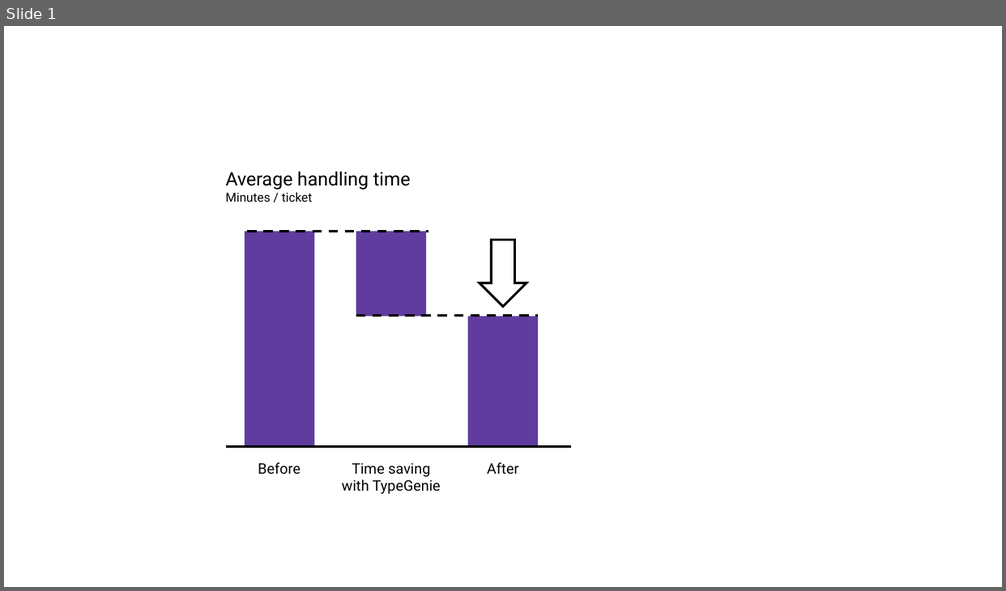
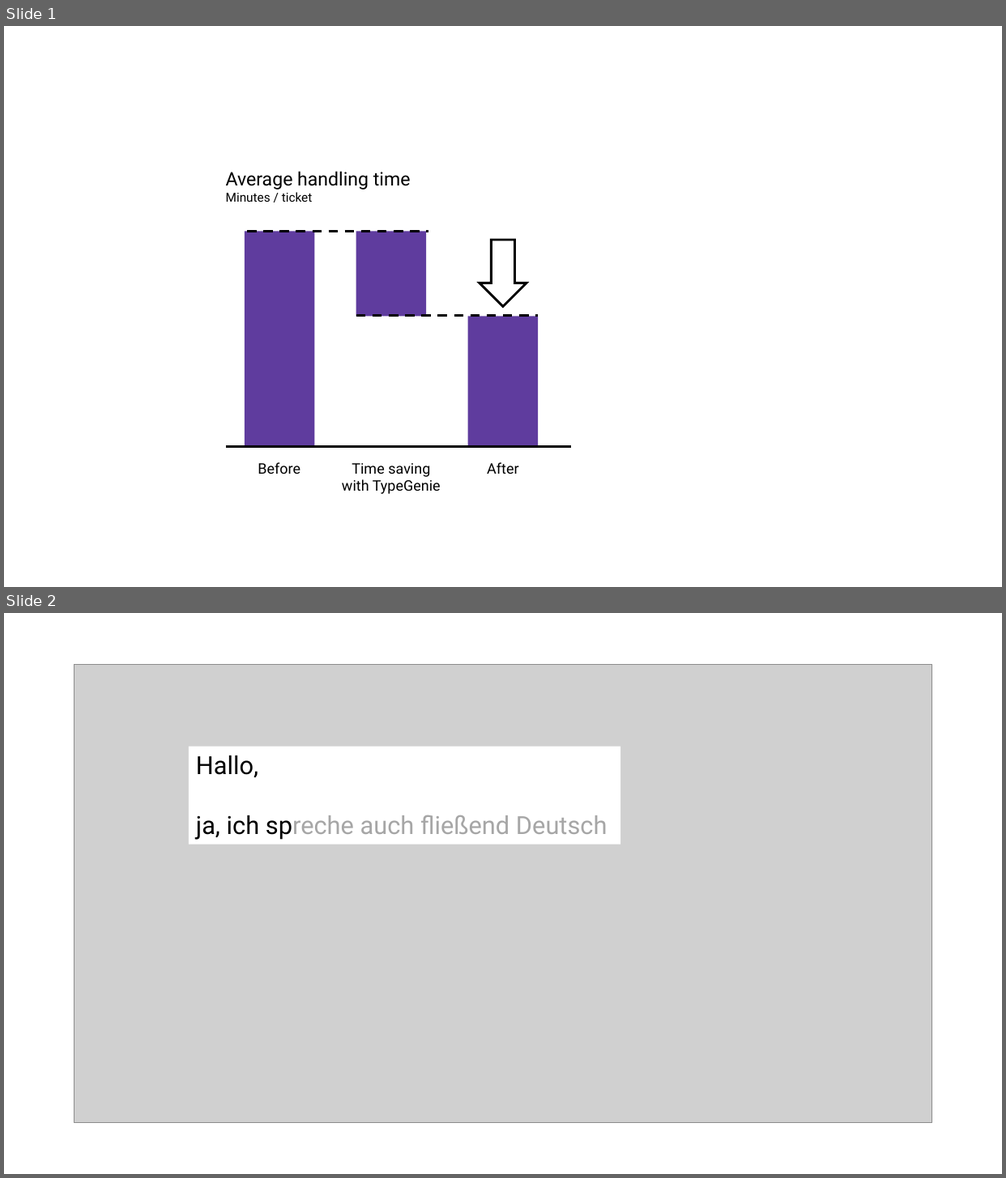
Before and after one commit to pyrytakala/pyrytakala.github.io, a slide deck: tgsite/i/graphics.pptx. Shown one above the other, each under a label of ours: slide 1 before the commit, slides 1 and 2 after it. The pictures are 1006x591 and 1006x1178 pixels, drawn with LibreOffice and Linux fonts; fonts in the diff are those of the drawing; grey boxes stand for pictures. Boxes give left, top, right and bottom in pixels: in the first picture for what was removed or moved away, otherwise in the second. Text is boxed around its words. In the diff, an @@ line names an element or a change of style, - is before the commit and + after.

```diff
--- a/tgsite/i/graphics.pptx
+++ b/tgsite/i/graphics.pptx
@@ slide 2 added at (x1=4, y1=613, x2=1002, y2=1174), background #FFFFFF @@
@@ picture added at (x1=74, y1=665, x2=932, y2=1122) @@
@@ rectangle added at (x1=189, y1=747, x2=621, y2=845), fill #FFFFFF, 24 pt, text #A6A6A6 @@
+Hallo,
+ja, ich spreche auch fließend Deutsch
```
Also in this commit, not shown: 3 other slides added, 17 other files.
